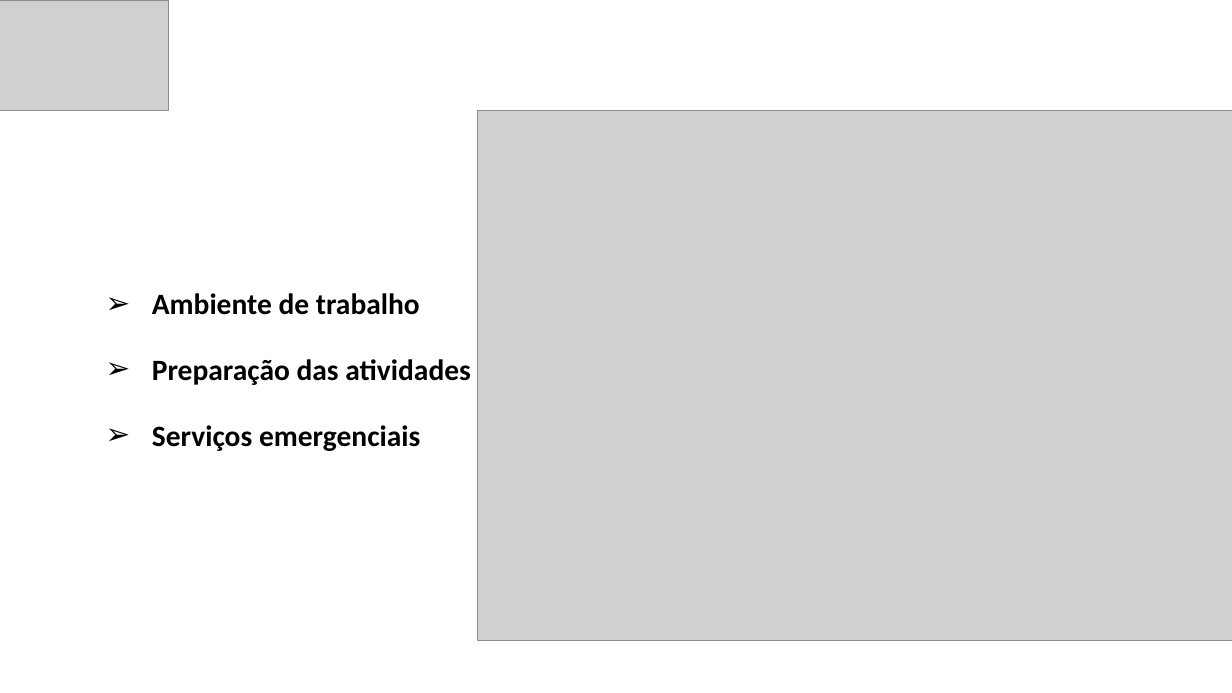
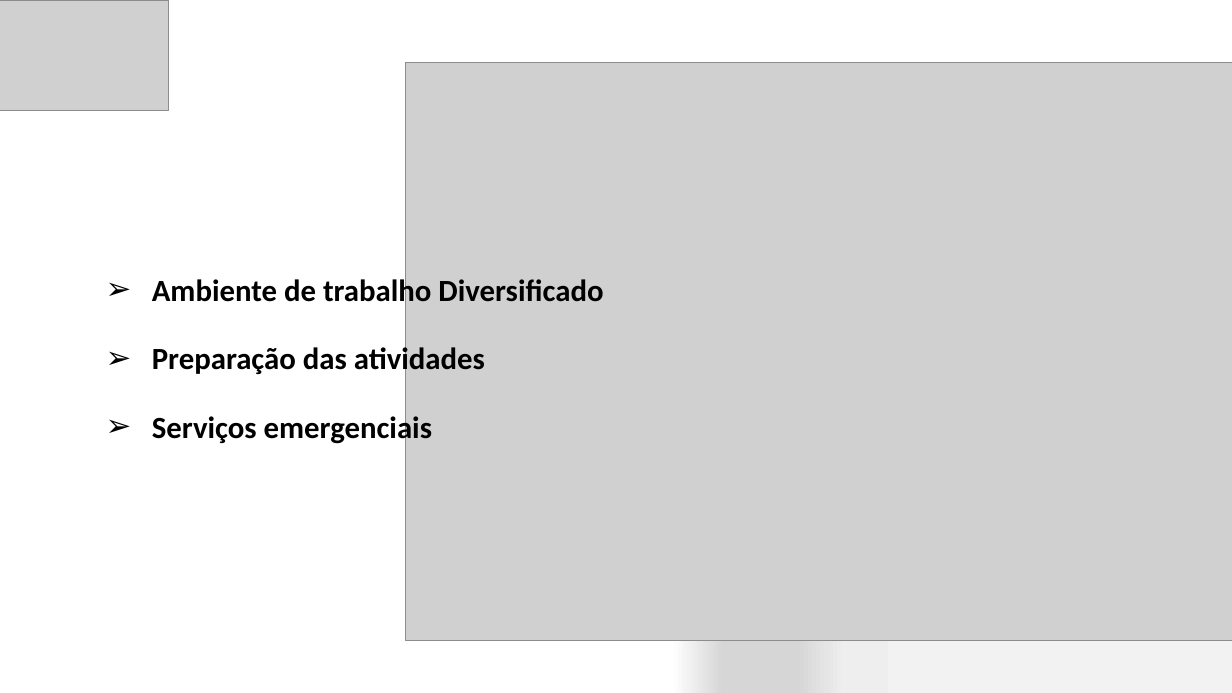
Before and after one commit to leonardopazzini/FATEC-PROJETO-INTEGRADOR-1-SEMESTRE, a slide deck: slide 4 of Projeto Integrador - Apresentação.pptx. Drawn at 1232x693 pixels with LibreOffice and Linux fonts; fonts in the diff are those of the drawing; grey boxes stand for pictures. Boxes give left, top, right and bottom in pixels: in the first picture for what was removed or moved away, otherwise in the second. Text is boxed around its words. In the diff, an @@ line names an element or a change of style, - is before the commit and + after.

```diff
--- a/Projeto Integrador - Apresentação.pptx
+++ b/Projeto Integrador - Apresentação.pptx
@@ background #FFFFFF to gradient #F2F2F2 to #EEEEEE to #D7D7D7 to #FFFFFF @@
@@ picture: place and size @@
-picture at [477, 110, 1232, 640]
+picture at [406, 63, 1232, 640]
@@ subtitle "Ambiente de trabalho Diversificado": place and size @@
-subtitle "Ambiente de trabalho Diversificado" at [152, 293, 471, 451]
+subtitle "Ambiente de trabalho Diversificado" at [152, 275, 603, 446]
@@ subtitle at [152, 275, 603, 309]: text changed; size 23 to 24 pt @@
-➢ Ambiente de trabalho
+➢ Ambiente de trabalho Diversificado
@@ subtitle at [152, 344, 485, 446]: size 23 to 24 pt in "Preparação das atividades", "Serviços emergenciais" @@
```
Also in this commit, not shown: 4 other slides changed, 1 other file.
